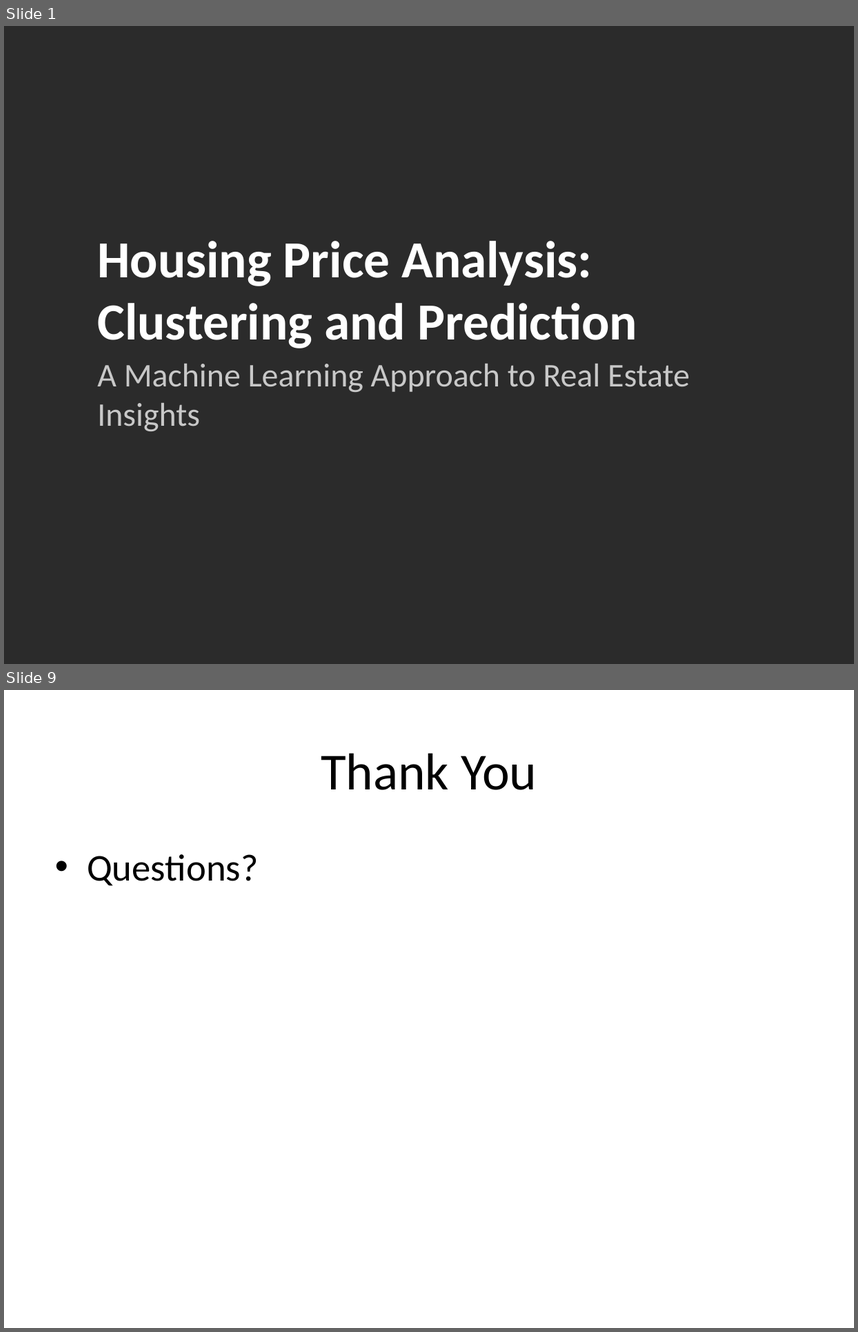
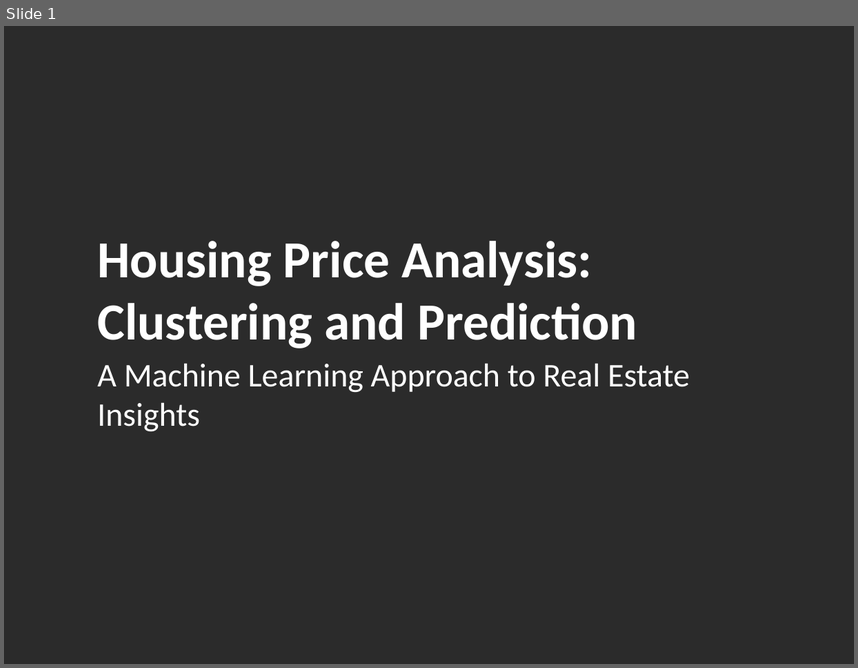
Before and after one commit to Niccolo901/Artificial_intelligence_repo, a slide deck: Housing_Price_Analysis_Presentation.pptx. Shown one above the other, each under a label of ours: slides 1 and 9 before the commit, slide 1 after it; the slides between them are not shown. The pictures are 858x1332 and 858x668 pixels, drawn with LibreOffice and Linux fonts; fonts in the diff are those of the drawing; background and template pictures are left out; a plain dark background stands for a picture behind light text. Boxes give left, top, right and bottom in pixels: in the first picture for what was removed or moved away, otherwise in the second. Text is boxed around its words. In the diff, an @@ line names an element or a change of style, - is before the commit and + after.

```diff
--- a/Housing_Price_Analysis_Presentation.pptx
+++ b/Housing_Price_Analysis_Presentation.pptx
@@ slide 9 removed at box(4, 690, 854, 1328), background #FFFFFF @@
@@ title removed at box(321, 753, 537, 790) @@
-Thank You
@@ text removed at box(87, 854, 259, 886) @@
-• Questions?
@@ slide 1 changed as well @@
@@ text "A Machine Learning Approach to ..." at box(97, 363, 690, 432): text colour #C8C8C8 to #FFFFFF @@
```
Also in this commit, not shown: 2 other slides changed, 20 slides added, 5 other slides removed, 12 other files.
